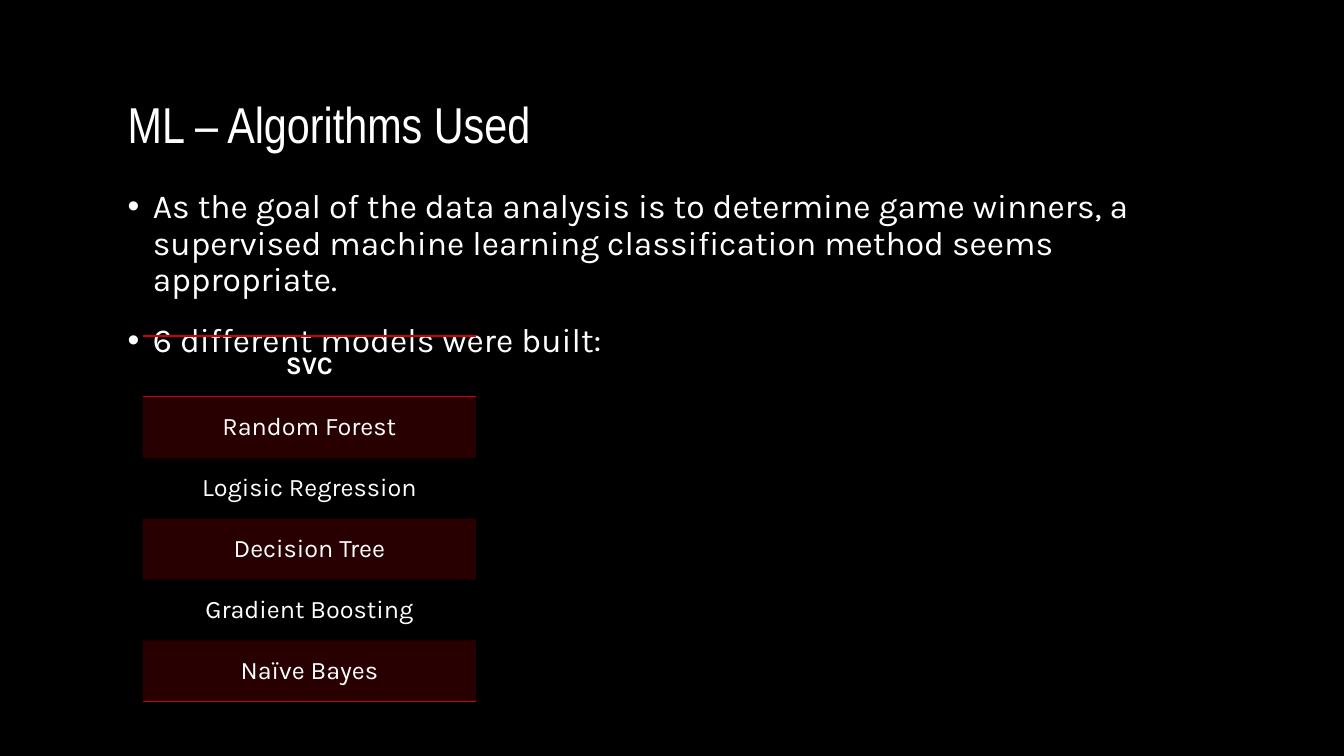
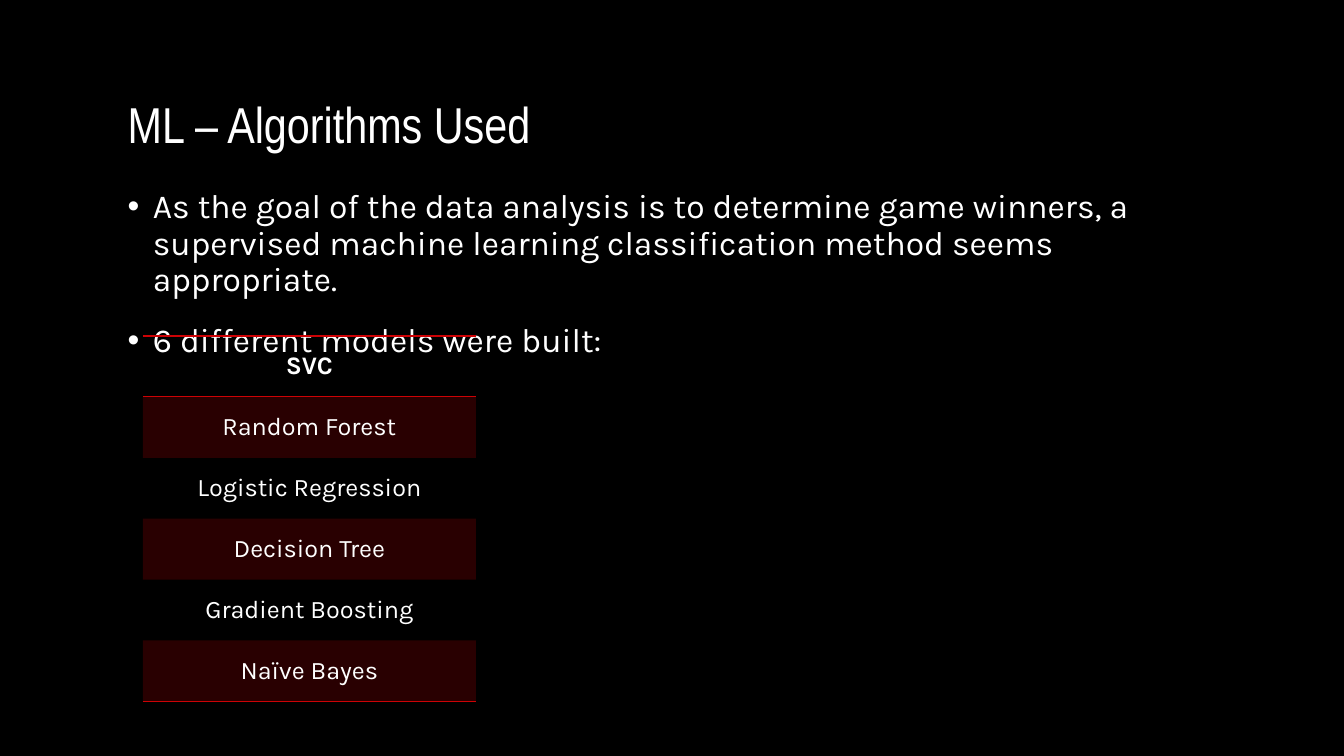
Before and after one commit to wt0034/Springboard, a slide deck: slide 9 of Capstone 3/Capstone 3.pptx. Drawn at 1344x756 pixels with LibreOffice and Linux fonts; fonts in the diff are those of the drawing; background and template pictures are left out. Boxes give left, top, right and bottom in pixels: in the first picture for what was removed or moved away, otherwise in the second. Text is boxed around its words. In the diff, an @@ line names an element or a change of style, - is before the commit and + after.

```diff
--- a/Capstone 3/Capstone 3.pptx
+++ b/Capstone 3/Capstone 3.pptx
@@ table at [143, 336, 477, 701] @@
-row 3, column 1: Logisic Regression
+row 3, column 1: Logistic Regression
```
